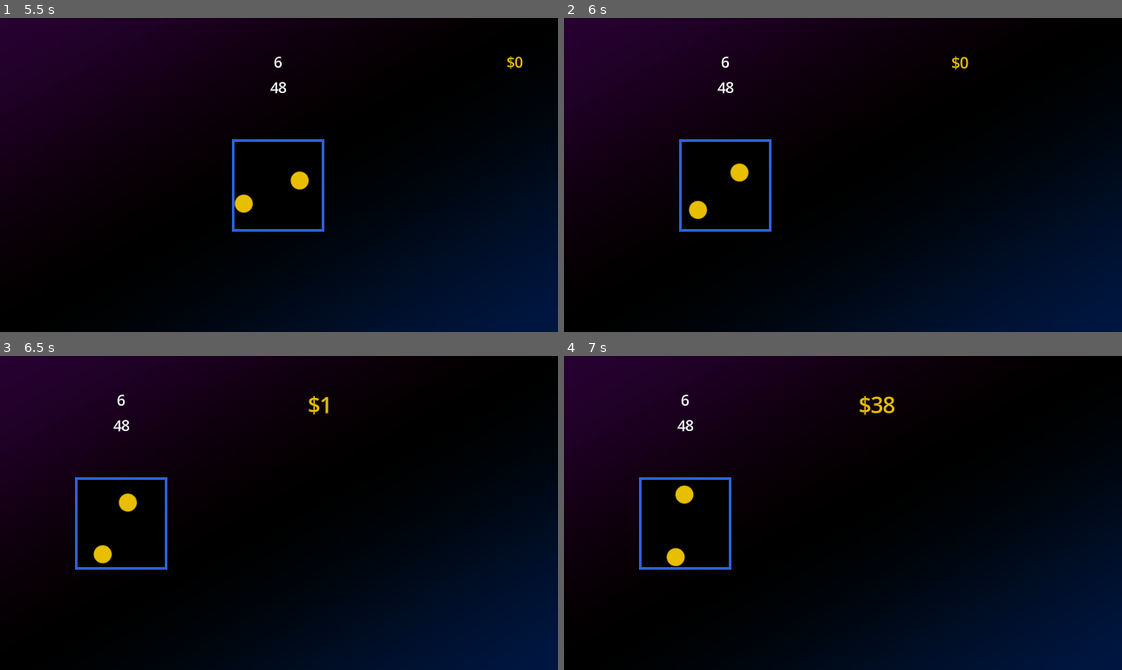
Above: before the commit, frames 1-4 (two rows, left to right).
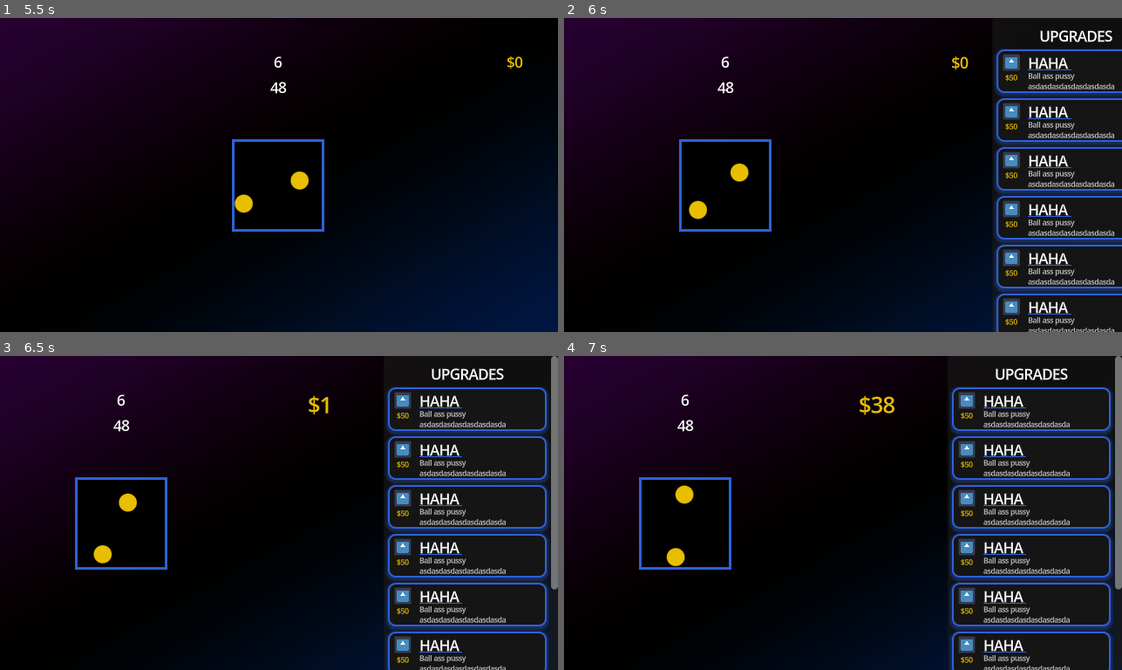
Above: after the commit, the same moments.

Repository: leofarias-cpu/brain-game-jam-incremental
Game: Godot game, scene res://systems/game/game.tscn
Same seed, same stepped clock (60 frames per second), same inputs: the game is played once before the commit and once after it. The engine's default icon, where the game draws it, is replaced by a stand-in: a white triangle on a blue panel in a dark square.
Inputs (mouse positions are in pixels of both pictures, inside the frame that each line leads up to):
- Up to frame 1 (5.5 s): click (468, 71) at 0.52 s; click (468, 118) at 1.27 s; click (468, 168) at 2.02 s; click (468, 218) at 2.77 s; click (468, 266) at 3.52 s; click (468, 316) at 4.27 s; hold D (right) from 5.03 s (still down); tap I at 5.1 s
- Up to frame 2 (6 s): release D (right) at 5.78 s; hold S (down) from 5.78 s (still down); tap I at 5.85 s
- Up to frame 3 (6.5 s): keep holding S (down)
- Up to frame 4 (7 s): release S (down) at 6.53 s; hold D (right) from 6.53 s (still down); tap I at 6.6 s

Frame 1 is identical in both runs. In frame 2, 11% of the frame differs, in the area x 77-100%, y 3-100%; in frame 3, 14%, in the area x 69-100%, y 0-100%; in frame 4, 14%.

Commit message:
feat: shop interface designed-ish. now to make it do things and refactor the tweening in round end into another node

Diff:
--- a/entities/ball/ball.gd
+++ b/entities/ball/ball.gd
@@ -18,7 +18,7 @@
 	facing_direction = Vector2.from_angle(deg_to_rad(randf_range(0, 360))).normalized()
 
 	speed_current = stats.speed
-	hitbox.graze = stats.graze
+	hitbox.graze = stats.graze * stats.graze_mult
 
 	physics_collision.shape.radius = stats.radius * 0.9 # If its the same size the ball just bounce off the player
 	hitbox_collision.shape.radius = stats.radius
--- a/entities/ball/ball_hittbox.gd
+++ b/entities/ball/ball_hittbox.gd
@@ -1,6 +1,4 @@
 extends Grazeable
-
-
 
 func get_graze_value() -> float:
 	return self.graze
--- a/entities/ball/ball_stats.gd
+++ b/entities/ball/ball_stats.gd
@@ -3,5 +3,6 @@
 
 @export var speed: float
 @export var graze: int
+@export var graze_mult: float = 1
 @export var radius: float
 @export var color: Color
--- a/project.godot
+++ b/project.godot
@@ -21,6 +21,10 @@
 window/size/viewport_height=360
 window/stretch/mode="canvas_items"
 window/stretch/aspect="expand"
+
+[editor_plugins]
+
+enabled=PackedStringArray("res://addons/GDQuest_GDScript_formatter/plugin.cfg")
 
 [file_customization]
 
--- a/systems/game/game.gd
+++ b/systems/game/game.gd
@@ -26,6 +26,7 @@
 @export var v_box_container: VBoxContainer
 @export var money_ui: RichTextLabel
 @export var background: Sprite2D
+@export var shop: Panel
 
 var money: int = 0
 var score := 0
@@ -57,6 +58,9 @@
 	tween.tween_property(v_box_container, 'offset_transform_position', Vector2(-round_end_position.position.x - 40, 0), 0.5)
 	tween.tween_property(money_ui, 'offset_transform_position', Vector2(-round_end_position.position.x - 40, 0), 0.5)
 	tween.tween_property(money_ui, 'scale', Vector2(1.5, 1.5), 1)
+
+	tween.tween_property(shop, 'offset_transform_position', Vector2(0, 0), 0.5)
+
 	# -40 because of the margin oh god
 
 	tween.tween_property(money_ui, 'text', "$" + str(money), 2)
@@ -93,6 +97,7 @@
 	player.speed = player_speed
 	player.position = play_space.position
 
+
 func setup_timer() -> void:
 	await get_tree().create_timer(1).timeout # Grace period for spawned enemies
 	going_crazy_timer.start(safe_time)
--- a/systems/game/game.tscn
+++ b/systems/game/game.tscn
@@ -10,6 +10,7 @@
 [ext_resource type="PackedScene" uid="uid://cejcjsd3sgueb" path="res://entities/play space/PlaySpace.tscn" id="6_q6kid"]
 [ext_resource type="Script" uid="uid://d2jv2neubkwrw" path="res://systems/upgrade/UpgradesManager.gd" id="7_sc4om"]
 [ext_resource type="PackedScene" uid="uid://t75eoijc21wo" path="res://ui/timer/timer.tscn" id="7_xtdty"]
+[ext_resource type="PackedScene" uid="uid://bol2w53j30opf" path="res://ui/shop/Shop.tscn" id="10_fws3a"]
 
 [sub_resource type="Resource" id="Resource_sc4om"]
 script = ExtResource("3_fcqpf")
@@ -36,7 +37,7 @@
 border_width_bottom = 1
 border_color = Color(0.41, 0, 0, 1)
 
-[node name="Game" type="Node2D" unique_id=1060518661 node_paths=PackedStringArray("player", "play_space", "going_crazy_timer", "round_end_position", "timer_ui", "v_box_container", "money_ui", "background")]
+[node name="Game" type="Node2D" unique_id=1060518661 node_paths=PackedStringArray("player", "play_space", "going_crazy_timer", "round_end_position", "timer_ui", "v_box_container", "money_ui", "background", "shop")]
 script = ExtResource("1_tsptn")
 player = NodePath("Player")
 play_space = NodePath("PlaySpace")
@@ -51,6 +52,7 @@
 v_box_container = NodePath("CanvasLayer/MarginContainer/VBoxContainer")
 money_ui = NodePath("CanvasLayer/MarginContainer/Money")
 background = NodePath("Camera2D/Background")
+shop = NodePath("CanvasLayer/Shop")
 
 [node name="Going Crazy Timer" type="Timer" parent="." unique_id=1303384587]
 
@@ -143,6 +145,17 @@
 layout_mode = 2
 theme_override_styles/panel = SubResource("StyleBoxFlat_tga20")
 
+[node name="Shop" parent="CanvasLayer" unique_id=429705958 instance=ExtResource("10_fws3a")]
+custom_minimum_size = Vector2(200, -1)
+anchors_preset = 11
+anchor_left = 1.0
+offset_right = 0.0
+grow_horizontal = 0
+size_flags_horizontal = 1
+size_flags_vertical = 3
+offset_transform_enabled = true
+offset_transform_position = Vector2(200, 0)
+
 [node name="Upgrades" type="Node2D" parent="." unique_id=402822264]
 script = ExtResource("7_sc4om")
 
--- a/systems/upgrade/Upgrade.gd
+++ b/systems/upgrade/Upgrade.gd
@@ -9,7 +9,7 @@
 
 @export var title: String = "Heheheheheeh"
 @export var description: String = "Buy me B )"
-@export var icon: Image
+@export var icon: Texture2D = preload("uid://4q335xxs2p")
 
 ## Applies the effect of the upgrade by modifying Game.
 ## Could be adding an enemy, changing stats, anything.
--- a/systems/upgrade/upgrades/faster_balls/faster_balls.gd
+++ b/systems/upgrade/upgrades/faster_balls/faster_balls.gd
@@ -2,4 +2,4 @@
 
 func upgrade(game: Game):
 	game.ball_stats.speed += 10
-	game.ball_stats.graze += 10
+	game.ball_stats.graze_mult *= 1.5
--- /dev/null
+++ b/ui/shop/Shop.tscn
@@ -0,0 +1,65 @@
+[gd_scene format=3 uid="uid://bol2w53j30opf"]
+
+[ext_resource type="PackedScene" uid="uid://dhcdtnx4ds3g5" path="res://ui/shop/shop_row.tscn" id="1_4mfh4"]
+
+[node name="Shop" type="Panel" unique_id=429705958]
+custom_minimum_size = Vector2(200, 0)
+custom_maximum_size = Vector2(200, -1)
+anchors_preset = 15
+anchor_right = 1.0
+anchor_bottom = 1.0
+offset_right = -440.0
+grow_horizontal = 2
+grow_vertical = 2
+size_flags_horizontal = 0
+
+[node name="ScrollContainer" type="ScrollContainer" parent="." unique_id=132587498]
+custom_minimum_size = Vector2(200, 50)
+layout_mode = 1
+anchors_preset = 9
+anchor_bottom = 1.0
+grow_vertical = 2
+
+[node name="MarginContainer" type="MarginContainer" parent="ScrollContainer" unique_id=1525805822]
+layout_mode = 2
+size_flags_horizontal = 3
+size_flags_vertical = 3
+theme_override_constants/margin_left = 5
+theme_override_constants/margin_top = 10
+theme_override_constants/margin_right = 5
+theme_override_constants/margin_bottom = 10
+
+[node name="VBoxContainer" type="VBoxContainer" parent="ScrollContainer/MarginContainer" unique_id=887892471]
+layout_mode = 2
+theme_override_constants/separation = 6
+
+[node name="Header" type="RichTextLabel" parent="ScrollContainer/MarginContainer/VBoxContainer" unique_id=1438502207]
+custom_minimum_size = Vector2(0, 20)
+layout_mode = 2
+text = "UPGRADES"
+scroll_active = false
+horizontal_alignment = 1
+
+[node name="Shop row3" parent="ScrollContainer/MarginContainer/VBoxContainer" unique_id=30294692 instance=ExtResource("1_4mfh4")]
+layout_mode = 2
+
+[node name="Shop row" parent="ScrollContainer/MarginContainer/VBoxContainer" unique_id=798348602 instance=ExtResource("1_4mfh4")]
+layout_mode = 2
+
+[node name="Shop row2" parent="ScrollContainer/MarginContainer/VBoxContainer" unique_id=1102044626 instance=ExtResource("1_4mfh4")]
+layout_mode = 2
+
+[node name="Shop row4" parent="ScrollContainer/MarginContainer/VBoxContainer" unique_id=1222000873 instance=ExtResource("1_4mfh4")]
+layout_mode = 2
+
+[node name="Shop row5" parent="ScrollContainer/MarginContainer/VBoxContainer" unique_id=1250535858 instance=ExtResource("1_4mfh4")]
+layout_mode = 2
+
+[node name="Shop row6" parent="ScrollContainer/MarginContainer/VBoxContainer" unique_id=740170638 instance=ExtResource("1_4mfh4")]
+layout_mode = 2
+
+[node name="Shop row7" parent="ScrollContainer/MarginContainer/VBoxContainer" unique_id=1710241633 instance=ExtResource("1_4mfh4")]
+layout_mode = 2
+
+[node name="Shop row8" parent="ScrollContainer/MarginContainer/VBoxContainer" unique_id=105442334 instance=ExtResource("1_4mfh4")]
+layout_mode = 2
--- /dev/null
+++ b/ui/shop/shop_row.tscn
@@ -0,0 +1,78 @@
+[gd_scene format=3 uid="uid://dhcdtnx4ds3g5"]
+
+[ext_resource type="Theme" uid="uid://dj1j8finhedt" path="res://ui/theme.tres" id="1_iyhv2"]
+[ext_resource type="Texture2D" uid="uid://4q335xxs2p" path="res://icon.svg" id="2_bh2l1"]
+
+[node name="Shop row" type="Button" unique_id=30294692]
+custom_minimum_size = Vector2(-1, 50)
+anchors_preset = 15
+anchor_right = 1.0
+anchor_bottom = 1.0
+offset_bottom = -310.0
+grow_horizontal = 2
+grow_vertical = 2
+scale = Vector2(1, 0.9966499)
+size_flags_horizontal = 3
+theme = ExtResource("1_iyhv2")
+
+[node name="MarginContainer" type="MarginContainer" parent="." unique_id=1900796182]
+layout_mode = 0
+offset_right = 141.0
+offset_bottom = 52.0
+grow_horizontal = 2
+grow_vertical = 2
+theme_override_constants/margin_left = 5
+theme_override_constants/margin_top = 5
+theme_override_constants/margin_right = 5
+theme_override_constants/margin_bottom = 5
+
+[node name="HBoxContainer" type="HBoxContainer" parent="MarginContainer" unique_id=977182984]
+layout_mode = 2
+theme_override_constants/separation = 6
+
+[node name="VBoxContainer2" type="VBoxContainer" parent="MarginContainer/HBoxContainer" unique_id=741816819]
+layout_mode = 2
+theme_override_constants/separation = 2
+
+[node name="Icon" type="TextureRect" parent="MarginContainer/HBoxContainer/VBoxContainer2" unique_id=510559850]
+custom_minimum_size = Vector2(20, 20)
+custom_maximum_size = Vector2(20, 20)
+layout_mode = 2
+size_flags_horizontal = 4
+size_flags_vertical = 0
+texture = ExtResource("2_bh2l1")
+
+[node name="RichTextLabel" type="RichTextLabel" parent="MarginContainer/HBoxContainer/VBoxContainer2" unique_id=195419741]
+custom_minimum_size = Vector2(25, 20)
+layout_mode = 2
+mouse_filter = 1
+theme_override_colors/default_color = Color(0.9098039, 0.74509805, 0, 1)
+theme_override_font_sizes/normal_font_size = 8
+text = "$50"
+scroll_active = false
+horizontal_alignment = 1
+
+[node name="VBoxContainer" type="VBoxContainer" parent="MarginContainer/HBoxContainer" unique_id=1267731630]
+custom_minimum_size = Vector2(100, 16)
+layout_mode = 2
+size_flags_horizontal = 3
+theme_override_constants/separation = 0
+
+[node name="Title" type="RichTextLabel" parent="MarginContainer/HBoxContainer/VBoxContainer" unique_id=1163604816]
+custom_minimum_size = Vector2(0, 20)
+layout_mode = 2
+mouse_filter = 1
+bbcode_enabled = true
+text = "[u color=#2e61d9]HAHA [/u]"
+scroll_active = false
+
+[node name="Description" type="RichTextLabel" parent="MarginContainer/HBoxContainer/VBoxContainer" unique_id=763220801]
+layout_mode = 2
+size_flags_vertical = 3
+mouse_filter = 1
+theme_override_colors/default_color = Color(0.80049086, 0.80049074, 0.80049074, 1)
+theme_override_font_sizes/normal_font_size = 8
+text = "Ball ass pussy
+asdasdasdasdasdasdasdasdasd asdasd aadasdaaaaaaaaaaaaaaaaaaaaaaaaaaaaaaaaaaaaaaaaaaaaaaaaaaaaaaaaaaaaaaaaaaaaaaaaaaaa
+"
+scroll_active = false
--- /dev/null
+++ b/ui/theme.tres
@@ -0,0 +1,36 @@
+[gd_resource type="Theme" format=3 uid="uid://dj1j8finhedt"]
+
+[sub_resource type="StyleBoxFlat" id="StyleBoxFlat_s6nha"]
+bg_color = Color(0.08468992, 0.08468994, 0.08468988, 1)
+border_width_left = 2
+border_width_top = 2
+border_width_right = 2
+border_width_bottom = 2
+border_color = Color(0.18039216, 0.38039216, 0.8509804, 1)
+corner_radius_top_left = 8
+corner_radius_top_right = 8
+corner_radius_bottom_right = 8
+corner_radius_bottom_left = 8
+shadow_color = Color(0.17849998, 0.37995, 0.85, 0.3254902)
+shadow_size = 4
+shadow_offset = Vector2(0, 2)
+
+[sub_resource type="StyleBoxFlat" id="StyleBoxFlat_rqugq"]
+bg_color = Color(0, 0, 0, 1)
+border_width_left = 2
+border_width_top = 2
+border_width_right = 2
+border_width_bottom = 2
+border_color = Color(0.18039216, 0.38039216, 0.8509804, 1)
+corner_radius_top_left = 8
+corner_radius_top_right = 8
+corner_radius_bottom_right = 8
+corner_radius_bottom_left = 8
+shadow_color = Color(0.17849998, 0.37995, 0.85, 0.3254902)
+shadow_size = 4
+shadow_offset = Vector2(0, 2)
+
+[resource]
+Button/styles/hover = SubResource("StyleBoxFlat_s6nha")
+Button/styles/normal = SubResource("StyleBoxFlat_s6nha")
+Button/styles/pressed = SubResource("StyleBoxFlat_rqugq")
Not shown, added: addons/GDQuest_GDScript_formatter/install_and_update.gd
Not shown, added: addons/GDQuest_GDScript_formatter/install_and_update.gd.uid
Not shown, added: addons/GDQuest_GDScript_formatter/menu.gd
Not shown, added: addons/GDQuest_GDScript_formatter/menu.gd.uid
Not shown, added: addons/GDQuest_GDScript_formatter/plugin.cfg
Not shown, added: addons/GDQuest_GDScript_formatter/plugin.gd
Not shown, added: addons/GDQuest_GDScript_formatter/plugin.gd.uid
